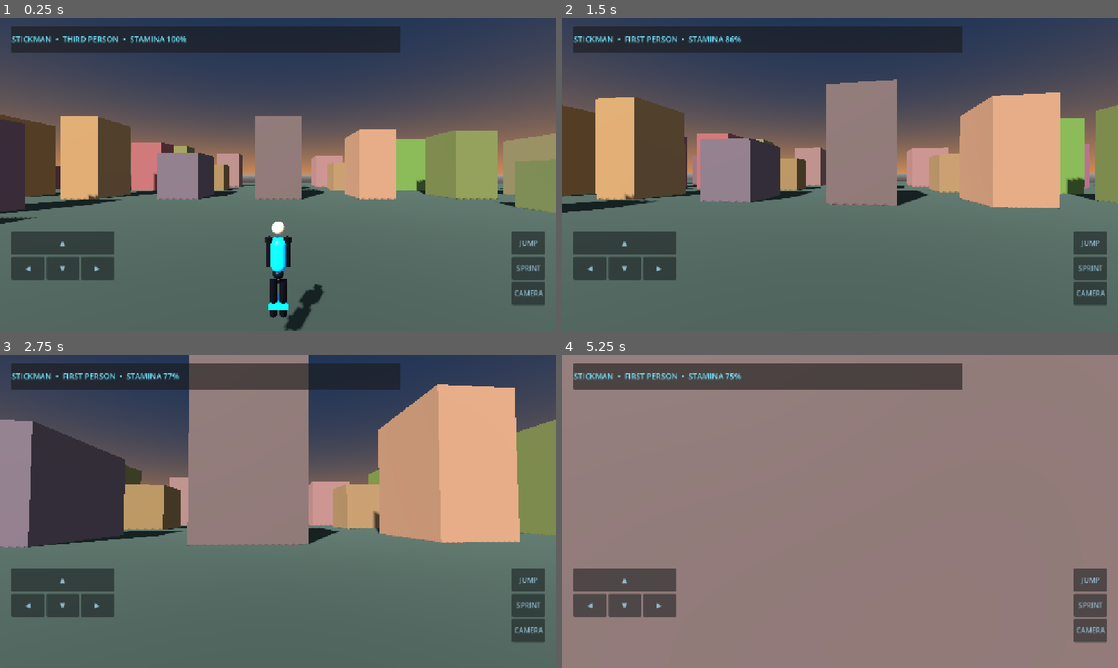
Above: before the commit, frames 1-4 (two rows, left to right).
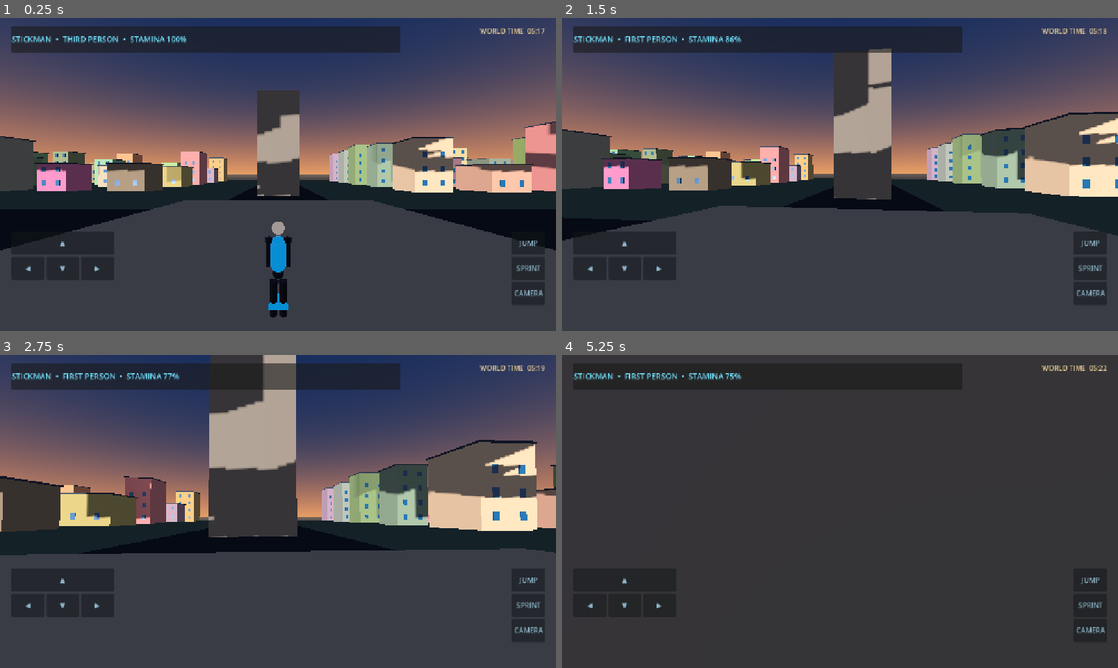
Above: after the commit, the same moments.

Repository: arezosaleh040-wq/Stickman
Game: Godot game, scene res://scenes/main.tscn
Same seed, same stepped clock (60 frames per second), same inputs: the game is played once before the commit and once after it.
Inputs (mouse positions are in pixels of both pictures, inside the frame that each line leads up to):
- Up to frame 1 (0.25 s): no input
- Up to frame 2 (1.5 s): tap Enter at 0.5 s; move the mouse to (867, 174) at 0.52 s; hold Shift (sprint) 0.53-1.28 s; hold W (move_forward) from 0.53 s (still down); click (867, 174) at 0.67 s; tap Space (jump) at 0.77 s; move the mouse to (812, 174) at 1.27 s; tap V at 1.35 s
- Up to frame 3 (2.75 s): keep holding W (move_forward); tap Space (jump) at 1.52 s; move the mouse to (289, 505) at 2.02 s; hold Shift (sprint) from 2.03 s (still down)
- Up to frame 4 (5.25 s): keep holding W (move_forward); move the mouse to (834, 517) at 2.77 s; release Shift (sprint) at 2.78 s; tap V at 2.85, 4.35 s; click (834, 517) at 2.92 s; tap Space (jump) at 3.02, 3.77, 4.52 s; move the mouse to (878, 514) at 3.52 s; hold Shift (sprint) 3.53-4.28 s; move the mouse to (795, 508) at 4.27 s; move the mouse to (845, 511) at 5.02 s; hold Shift (sprint) from 5.03 s (still down); click (845, 511) at 5.17 s

The runs differ from the first frame. In frame 1, 61% of the frame differs, in the area x 0-100%, y 3-100%; in frame 2, 67%; in frame 3, 75%; in frame 4, 100%, in the area x 0-100%, y 0-100%.

Commit message:
Expand procedural city, landmarks and dynamic day night cycle

Diff:
--- a/scripts/world.gd
+++ b/scripts/world.gd
@@ -1,12 +1,28 @@
 extends Node3D
 
 const PLAYER_SCENE: PackedScene = preload("res://scenes/player.tscn")
+var day_clock := 0.22
+var sun: DirectionalLight3D
+var clock_label: Label
 
 func _ready() -> void:
 	_create_environment()
 	_create_ground()
+	_create_roads()
 	_create_town()
+	_create_landmarks()
 	_create_player()
+	_create_world_hud()
+
+func _process(delta: float) -> void:
+	day_clock = fposmod(day_clock + delta * 0.0007, 1.0)
+	if sun:
+		var angle := day_clock * TAU
+		sun.rotation_degrees.x = -rad_to_deg(angle) + 90.0
+		sun.light_energy = lerpf(0.12, 1.25, clampf(sin(angle) * 0.5 + 0.5, 0.0, 1.0))
+	if clock_label:
+		var hour := int(day_clock * 24.0)
+		clock_label.text = "WORLD TIME  %02d:%02d" % [hour, int(fposmod(day_clock * 1440.0, 60.0))]
 
 func _create_environment() -> void:
 	var world_env := WorldEnvironment.new()
@@ -14,77 +30,166 @@
 	environment.background_mode = Environment.BG_SKY
 	var sky := Sky.new()
 	var sky_material := ProceduralSkyMaterial.new()
-	sky_material.sky_top_color = Color(0.12, 0.2, 0.34)
-	sky_material.sky_horizon_color = Color(0.82, 0.55, 0.34)
+	sky_material.sky_top_color = Color(0.08, 0.15, 0.29)
+	sky_material.sky_horizon_color = Color(0.82, 0.49, 0.31)
+	sky_material.ground_bottom_color = Color(0.12, 0.13, 0.16)
+	sky_material.ground_horizon_color = Color(0.36, 0.32, 0.29)
 	sky.sky_material = sky_material
 	environment.sky = sky
 	environment.ambient_light_source = Environment.AMBIENT_SOURCE_COLOR
-	environment.ambient_light_color = Color(0.72, 0.78, 0.92)
-	environment.ambient_light_energy = 0.55
+	environment.ambient_light_color = Color(0.68, 0.75, 0.92)
+	environment.ambient_light_energy = 0.62
+	environment.tonemap_mode = Environment.TONE_MAPPER_FILMIC
 	world_env.environment = environment
 	add_child(world_env)
 
-	var sun := DirectionalLight3D.new()
-	sun.rotation_degrees = Vector3(-42, -28, 0)
-	sun.light_energy = 1.35
+	sun = DirectionalLight3D.new()
+	sun.name = "DynamicSun"
+	sun.rotation_degrees = Vector3(-38, -28, 0)
+	sun.light_energy = 1.25
 	sun.shadow_enabled = true
+	sun.directional_shadow_max_distance = 65.0
 	add_child(sun)
 
 func _create_ground() -> void:
 	var ground := StaticBody3D.new()
-	ground.name = "Ground"
+	ground.name = "Terrain"
 	add_child(ground)
 	var mesh := MeshInstance3D.new()
 	var plane := PlaneMesh.new()
-	plane.size = Vector2(180, 180)
+	plane.size = Vector2(240, 240)
 	mesh.mesh = plane
 	var material := StandardMaterial3D.new()
-	material.albedo_color = Color(0.19, 0.24, 0.2)
+	material.albedo_color = Color(0.16, 0.21, 0.18)
 	material.roughness = 1.0
 	mesh.material_override = material
 	ground.add_child(mesh)
 	var collision := CollisionShape3D.new()
 	var shape := BoxShape3D.new()
-	shape.size = Vector3(180, 0.2, 180)
+	shape.size = Vector3(240, 0.2, 240)
 	collision.shape = shape
 	collision.position.y = -0.1
 	ground.add_child(collision)
 
+func _create_roads() -> void:
+	var road_mat := _mat(Color(0.075, 0.085, 0.095), 0.96)
+	var line_mat := _mat(Color(0.88, 0.72, 0.36), 0.8)
+	for axis in [-1, 1]:
+		var road := MeshInstance3D.new()
+		var road_mesh := BoxMesh.new()
+		road_mesh.size = Vector3(14, 0.08, 220) if axis == -1 else Vector3(220, 0.08, 14)
+		road.mesh = road_mesh
+		road.position.y = 0.045
+		road.material_override = road_mat
+		add_child(road)
+		for i in range(-9, 10):
+			var stripe := MeshInstance3D.new()
+			var stripe_mesh := BoxMesh.new()
+			stripe_mesh.size = Vector3(0.18, 0.025, 3.0) if axis == -1 else Vector3(3.0, 0.025, 0.18)
+			stripe.mesh = stripe_mesh
+			stripe.position = Vector3(0, 0.1, i * 11.0) if axis == -1 else Vector3(i * 11.0, 0.1, 0)
+			stripe.material_override = line_mat
+			add_child(stripe)
+
 func _create_town() -> void:
 	var rng := RandomNumberGenerator.new()
 	rng.seed = 4127
-	for x in range(-4, 5):
-		for z in range(-4, 5):
-			if abs(x) < 2 and abs(z) < 2:
+	for x in range(-6, 7):
+		for z in range(-6, 7):
+			if abs(x) <= 1 or abs(z) <= 1:
 				continue
-			var width := rng.randf_range(5.0, 8.0)
-			var depth := rng.randf_range(5.0, 8.0)
-			var height := rng.randf_range(5.0, 13.0)
+			var width := rng.randf_range(6.0, 9.0)
+			var depth := rng.randf_range(6.0, 9.0)
+			var floors := rng.randi_range(2, 5)
+			var height := float(floors) * rng.randf_range(2.8, 3.2)
 			var building := StaticBody3D.new()
-			building.position = Vector3(x * 15.0, height * 0.5, z * 15.0)
+			building.name = "Building_%d_%d" % [x, z]
+			building.position = Vector3(x * 16.0, height * 0.5, z * 16.0)
 			add_child(building)
 
-			var box := MeshInstance3D.new()
+			var facade := MeshInstance3D.new()
 			var box_mesh := BoxMesh.new()
 			box_mesh.size = Vector3(width, height, depth)
-			box.mesh = box_mesh
-			var mat := StandardMaterial3D.new()
-			mat.albedo_color = Color(
-				rng.randf_range(0.34, 0.62),
-				rng.randf_range(0.27, 0.48),
-				rng.randf_range(0.18, 0.34)
-			)
-			mat.roughness = 0.88
-			box.material_override = mat
-			building.add_child(box)
+			facade.mesh = box_mesh
+			var wall_color := Color(rng.randf_range(0.31, 0.58), rng.randf_range(0.27, 0.45), rng.randf_range(0.2, 0.34))
+			facade.material_override = _mat(wall_color, 0.88)
+			building.add_child(facade)
 
+			var roof := MeshInstance3D.new()
+			var roof_mesh := BoxMesh.new()
+			roof_mesh.size = Vector3(width + 0.35, 0.22, depth + 0.35)
+			roof.mesh = roof_mesh
+			roof.position.y = height * 0.5 + 0.12
+			roof.material_override = _mat(Color(0.12, 0.14, 0.17), 0.82)
+			building.add_child(roof)
+
+			_add_windows(building, width, height, depth, rng)
 			var collision := CollisionShape3D.new()
 			var shape := BoxShape3D.new()
 			shape.size = Vector3(width, height, depth)
 			collision.shape = shape
 			building.add_child(collision)
 
+func _add_windows(parent: Node3D, width: float, height: float, depth: float, rng: RandomNumberGenerator) -> void:
+	var glass := _mat(Color(0.08, 0.24, 0.32), 0.22)
+	for floor_index in range(int(height / 3.0)):
+		for side in [-1, 1]:
+			for column in range(2):
+				var window := MeshInstance3D.new()
+				var pane := BoxMesh.new()
+				pane.size = Vector3(0.85, 1.15, 0.07)
+				window.mesh = pane
+				window.position = Vector3((column - 0.5) * width * 0.48, -height * 0.5 + 1.8 + floor_index * 3.0, side * (depth * 0.5 + 0.045))
+				window.material_override = glass
+				parent.add_child(window)
+
+func _create_landmarks() -> void:
+	# A central stone plaza and a climbable-looking tower silhouette.
+	var plaza := MeshInstance3D.new()
+	var plaza_mesh := BoxMesh.new()
+	plaza_mesh.size = Vector3(25, 0.18, 25)
+	plaza.mesh = plaza_mesh
+	plaza.position = Vector3(0, 0.12, 0)
+	plaza.material_override = _mat(Color(0.36, 0.34, 0.3), 0.95)
+	add_child(plaza)
+
+	var tower := StaticBody3D.new()
+	tower.name = "OldClockTower"
+	tower.position = Vector3(0, 9, -24)
+	add_child(tower)
+	var tower_mesh := MeshInstance3D.new()
+	var tower_box := BoxMesh.new()
+	tower_box.size = Vector3(7, 18, 7)
+	tower_mesh.mesh = tower_box
+	tower_mesh.material_override = _mat(Color(0.34, 0.3, 0.25), 0.9)
+	tower.add_child(tower_mesh)
+	var tower_collision := CollisionShape3D.new()
+	var tower_shape := BoxShape3D.new()
+	tower_shape.size = Vector3(7, 18, 7)
+	tower_collision.shape = tower_shape
+	tower.add_child(tower_collision)
+
 func _create_player() -> void:
 	var player := PLAYER_SCENE.instantiate()
-	player.position = Vector3(0, 1.2, 0)
+	player.position = Vector3(0, 1.2, 10)
 	add_child(player)
+
+func _create_world_hud() -> void:
+	var layer := CanvasLayer.new()
+	add_child(layer)
+	var label := Label.new()
+	label.anchor_left = 0.76
+	label.anchor_top = 0.025
+	label.anchor_right = 0.98
+	label.anchor_bottom = 0.09
+	label.horizontal_alignment = HORIZONTAL_ALIGNMENT_RIGHT
+	label.add_theme_color_override("font_color", Color(0.9, 0.8, 0.58))
+	label.add_theme_font_size_override("font_size", 16)
+	layer.add_child(label)
+	clock_label = label
+
+func _mat(color: Color, roughness: float) -> StandardMaterial3D:
+	var material := StandardMaterial3D.new()
+	material.albedo_color = color
+	material.roughness = roughness
+	return material
